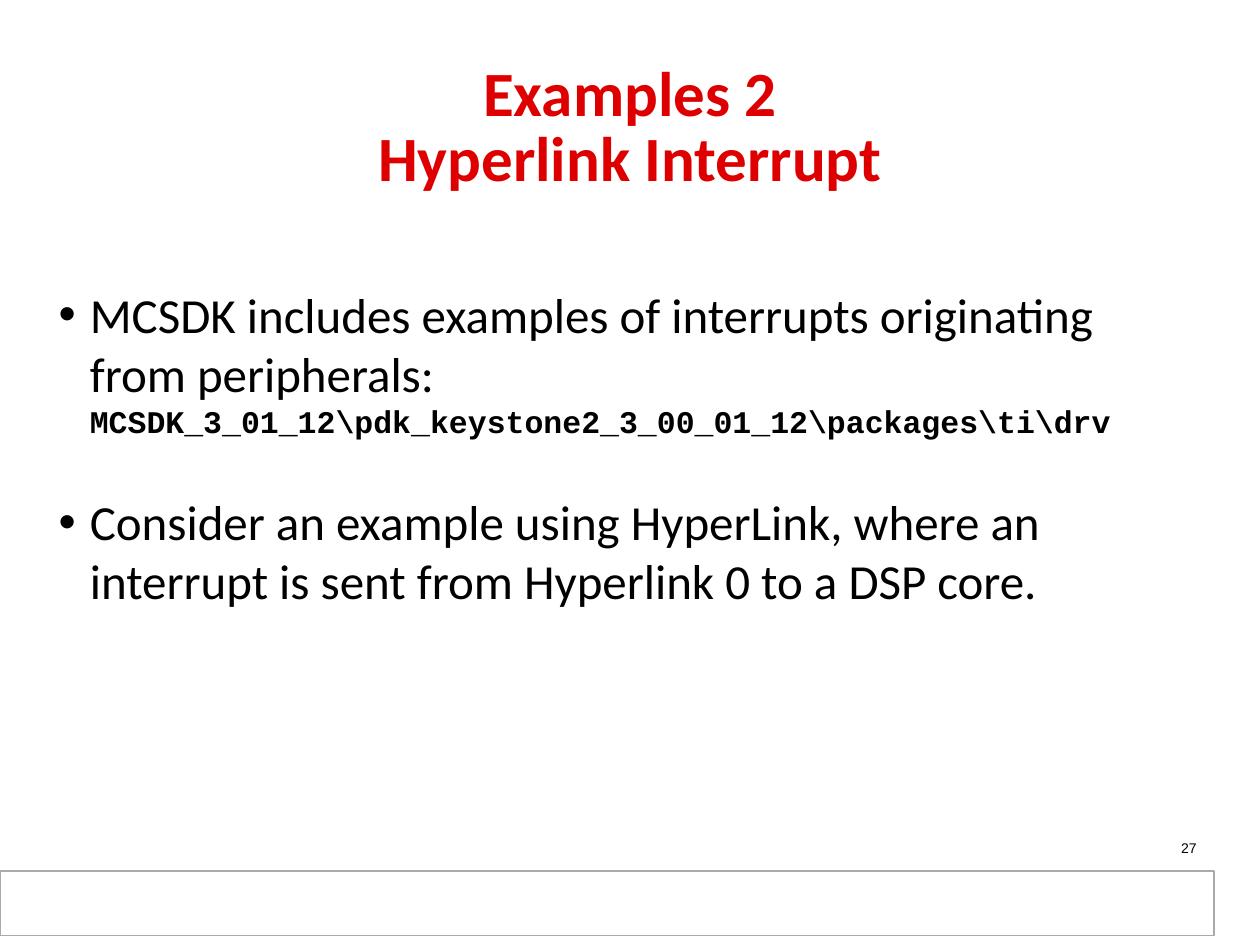
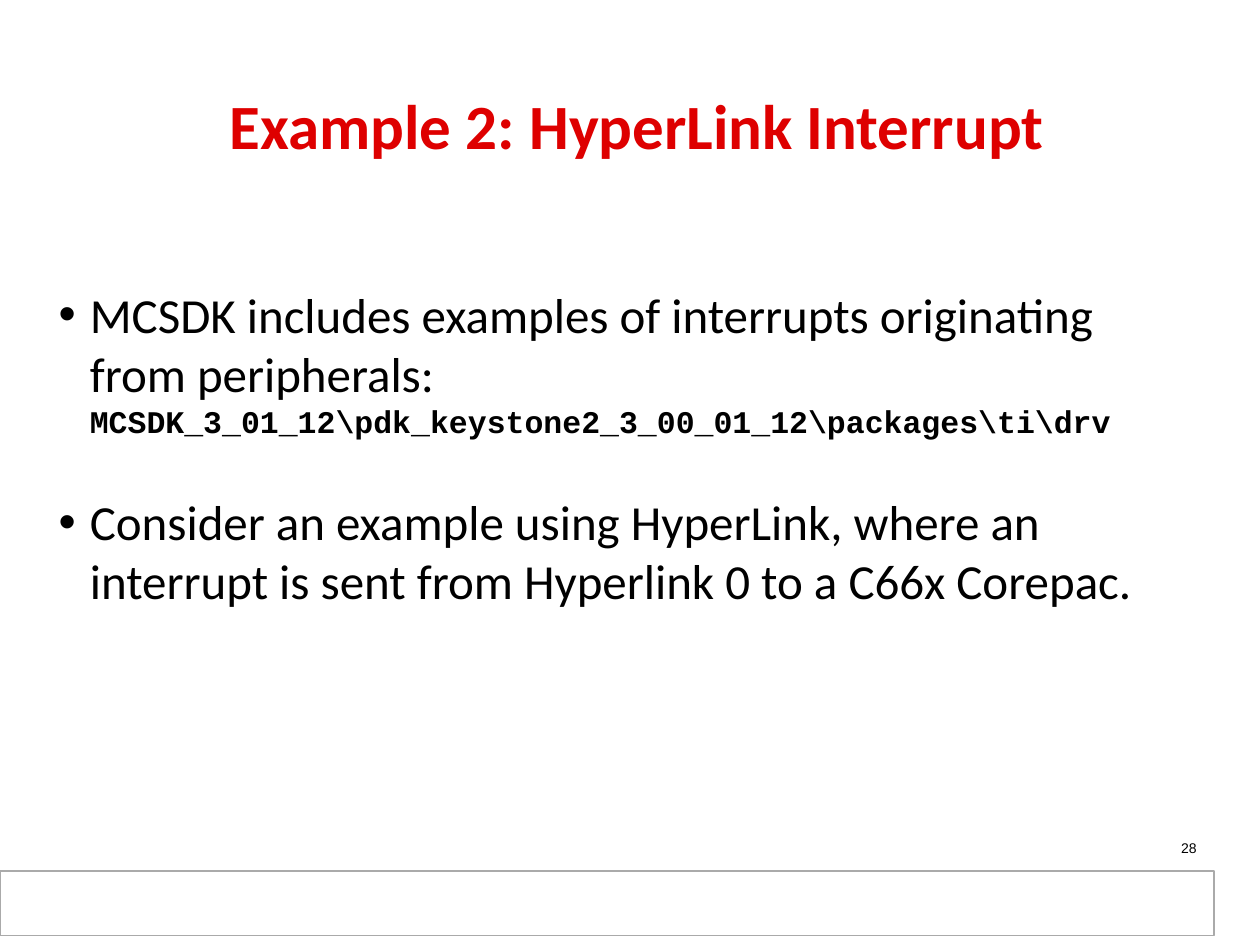
Before and after one commit to hari1989/keystone-workshop, a slide deck: slide 28 of slides/KeyStone_Interrupts.pptx (slide 27 before the commit). Drawn at 1260x945 pixels with LibreOffice and Linux fonts; fonts in the diff are those of the drawing; background and template pictures are left out. Boxes give left, top, right and bottom in pixels: in the first picture for what was removed or moved away, otherwise in the second. Text is boxed around its words. In the diff, an @@ line names an element or a change of style, - is before the commit and + after.

```diff
--- a/slides/KeyStone_Interrupts.pptx
+++ b/slides/KeyStone_Interrupts.pptx
@@ title at (230,104,1044,159): text changed @@
-Examples 2
-Hyperlink Interrupt
+Example 2: HyperLink Interrupt
@@ text at (90,506,1131,607): text changed @@
-• Consider an example using HyperLink, where an interrupt is sent from Hyperlink 0 to a DSP core.
+• Consider an example using HyperLink, where an interrupt is sent from Hyperlink 0 to a C66x Corepac.
@@ page number at (1181,843,1197,853): text changed @@
-27
+28
```
Also in this commit, not shown: 29 other slides changed, 7 slides added, 6 slides removed.
